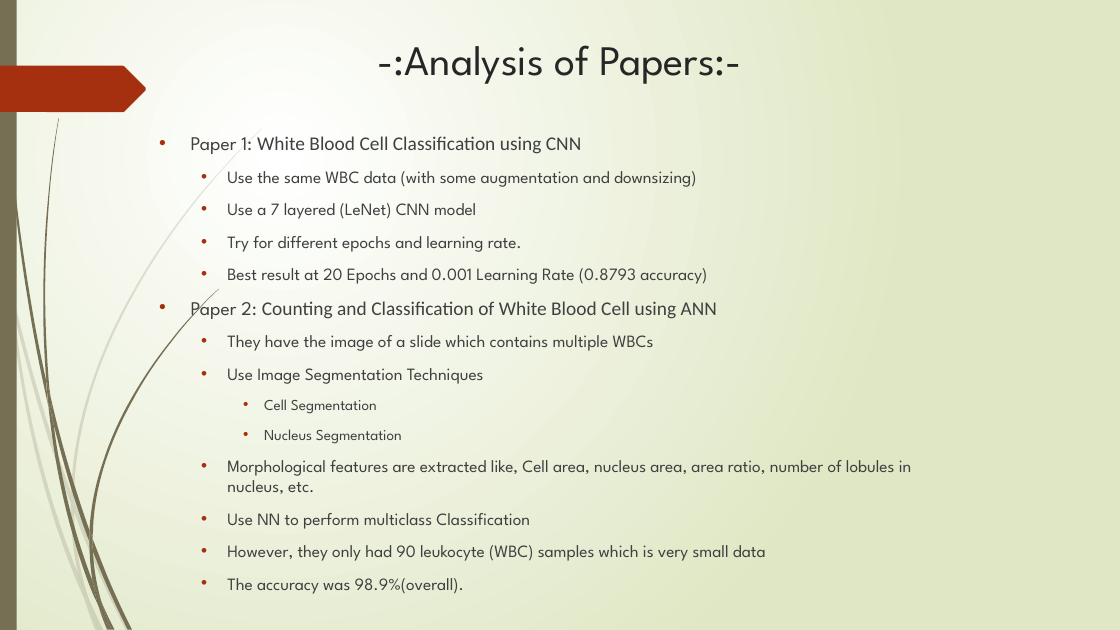
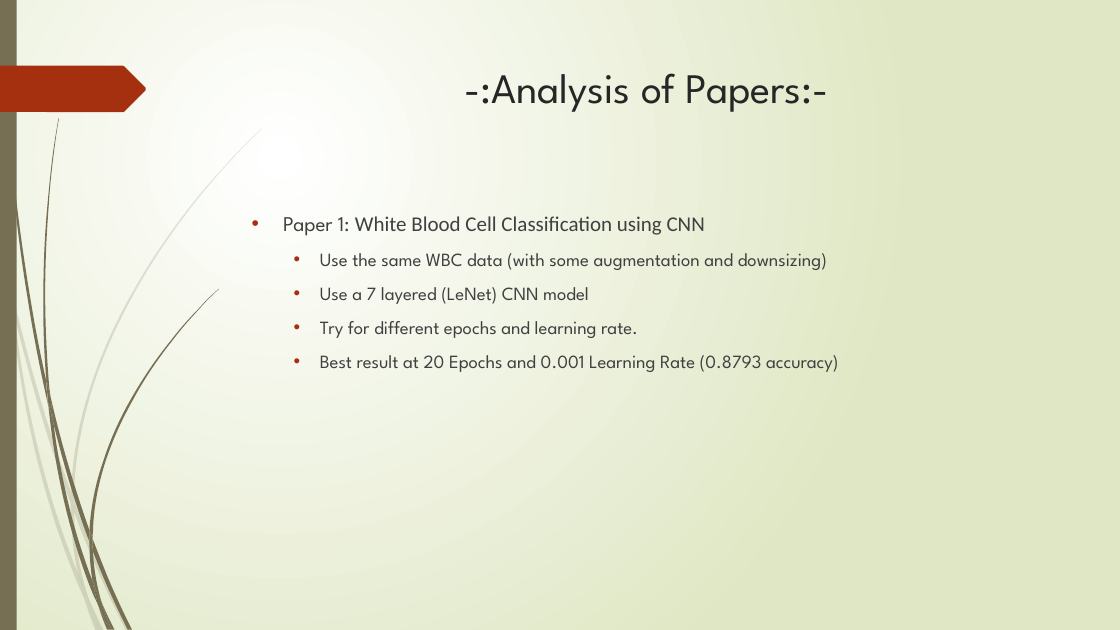
Before and after one commit to ShashankSaumya123/WBC-Classification, a slide deck: slide 7 of Presentation/Project Midway.pptx. Drawn at 1120x630 pixels with LibreOffice and Linux fonts; fonts in the diff are those of the drawing. Boxes give left, top, right and bottom in pixels: in the first picture for what was removed or moved away, otherwise in the second. Text is boxed around its words. In the diff, an @@ line names an element or a change of style, - is before the commit and + after.

Commit message:
small changes to ppt

```diff
--- a/Presentation/Project Midway.pptx
+++ b/Presentation/Project Midway.pptx
@@ title "-:Analysis of Papers:-": place and size @@
-title "-:Analysis of Papers:-" at [378, 45, 742, 84]
+title "-:Analysis of Papers:-" at [464, 73, 829, 112]
@@ text "Paper 1: White Blood Cell ...": place and size @@
-text "Paper 1: White Blood Cell ..." at [191, 136, 912, 594]
+text "Paper 1: White Blood Cell ..." at [283, 216, 839, 372]
@@ text "Paper 1: White Blood Cell ..." at [283, 216, 839, 372]: size 16.6 to 18 pt in "Paper 1: White Blood Cell Classification using ..."; size 14.8 to 16 pt in "Use the same WBC data (with some ...", "Use a 7 layered (LeNet) CNN model", "Try for different epochs and learning rate.", "Best result at 20 Epochs and 0.001 ..." @@
@@ text at [191, 295, 912, 594]: paragraphs removed @@
-• Paper 2: Counting and Classification of White Blood Cell using ANN
-  • They have the image of a slide which contains multiple WBCs
-  • Use Image Segmentation Techniques
-    • Cell Segmentation
-    • Nucleus Segmentation
-  • Morphological features are extracted like, Cell area, nucleus area, area ratio, number of lobules in nucleus, etc.
-  • Use NN to perform multiclass Classification
-  • However, they only had 90 leukocyte (WBC) samples which is very small data
-  • The accuracy was 98.9%(overall).
```
Also in this commit, not shown: 1 other slide changed, 2 slides added.
